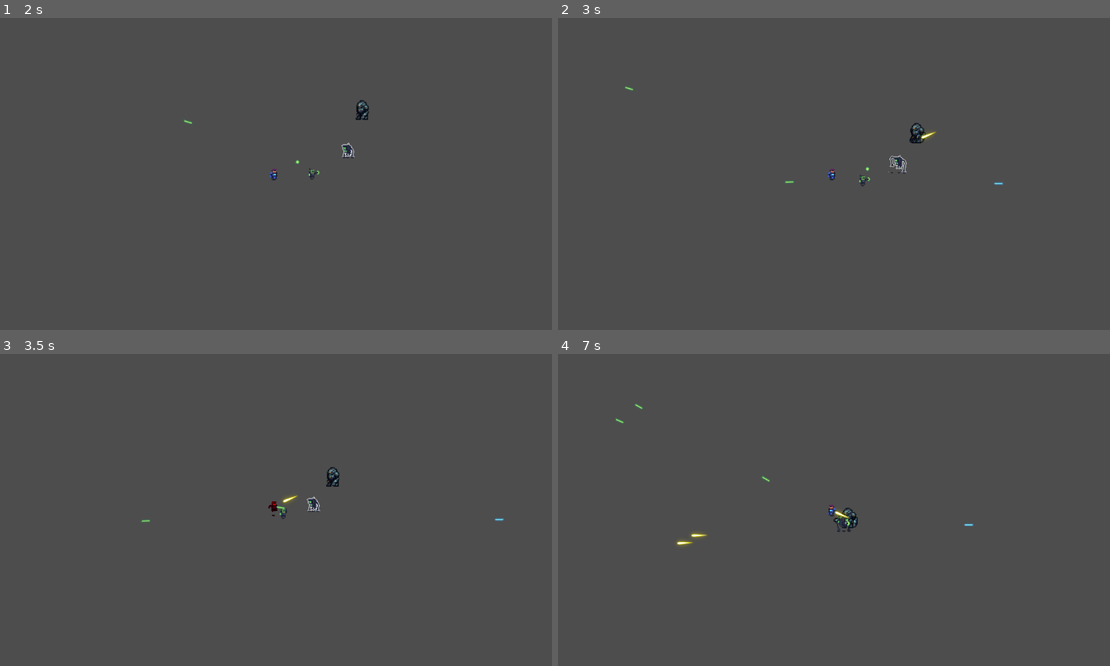
Above: before the commit, frames 1-4 (two rows, left to right).
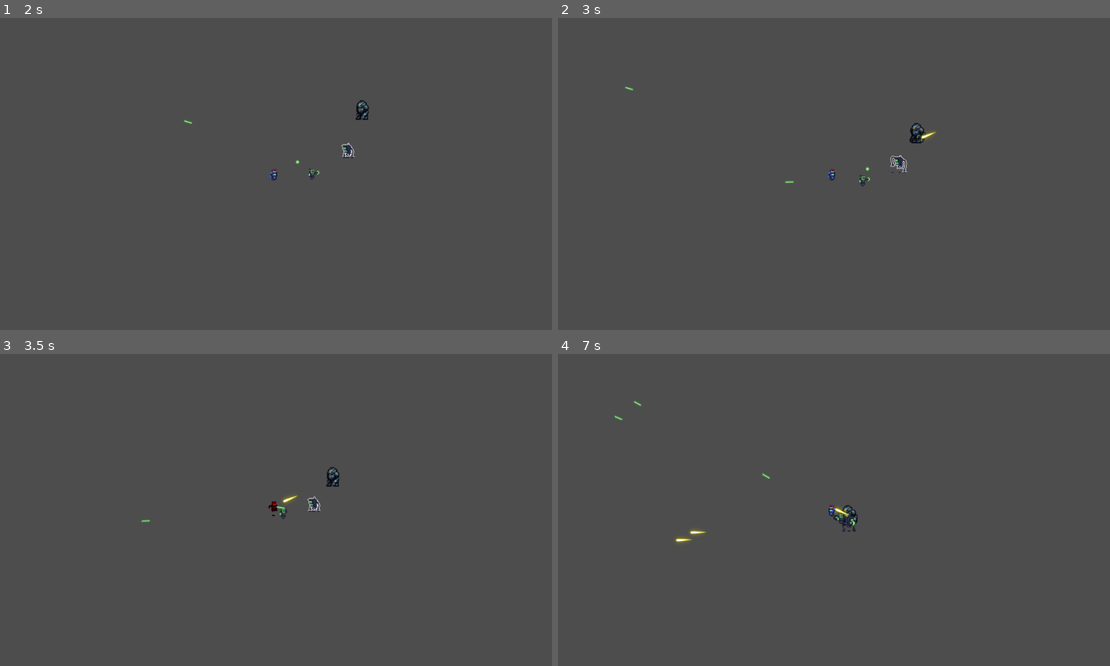
Above: after the commit, the same moments.

Repository: GerardinClement/Gamejam_forge
Game: Godot game, scene res://AnimatedCharacters/playerAndEnemy.tscn
The game is run twice, just before and just after one commit, with the same random seed, the same clock (stepped at 60 frames per second) and the same inputs. This scene is started directly instead of the project's main scene.
Inputs (mouse positions are in pixels of both pictures, inside the frame that each line leads up to):
- Up to frame 1 (2 s): move the mouse to (248, 236) at 0.52 s; move the mouse to (447, 220) at 1.27 s
- Up to frame 2 (3 s): move the mouse to (668, 127) at 2.02 s; move the mouse to (861, 174) at 2.77 s
- Up to frame 3 (3.5 s): no input
- Up to frame 4 (7 s): move the mouse to (751, 432) at 3.52 s; move the mouse to (955, 494) at 4.27 s; move the mouse to (723, 525) at 5.02 s; move the mouse to (889, 441) at 5.77 s; move the mouse to (806, 572) at 6.52 s

Frame 1 is identical in both runs. In frame 2, 0.1% of the frame differs, in the area x 59-81%, y 43-54%; in frame 3, less than 0.1%; in frame 4, 0.4%, in the area x 10-76%, y 14-62%.

Commit message:
impact bullet with enemy trigger animation

Diff:
--- a/AnimatedCharacters/Enemies/octopus/octopus.tscn
+++ b/AnimatedCharacters/Enemies/octopus/octopus.tscn
@@ -309,6 +309,7 @@
 
 [node name="octopus" type="CharacterBody2D"]
 collision_layer = 2
+collision_mask = 5
 script = ExtResource("1_ipc2b")
 
 [node name="CollisionShape2D" type="CollisionShape2D" parent="."]
--- a/bullet.tscn
+++ b/bullet.tscn
@@ -95,11 +95,13 @@
 
 [node name="Area2D" type="Area2D" parent="."]
 collision_layer = 4
-collision_mask = 8
+collision_mask = 10
 
 [node name="CollisionShape2D" type="CollisionShape2D" parent="Area2D"]
 position = Vector2(0, 1)
 shape = SubResource("RectangleShape2D_tj8vj")
 
 [connection signal="animation_finished" from="AnimatedSprite2D" to="." method="_on_animated_sprite_2d_animation_finished"]
+[connection signal="area_entered" from="Area2D" to="." method="_on_area_2d_area_entered"]
+[connection signal="area_shape_entered" from="Area2D" to="." method="_on_area_2d_area_shape_entered"]
 [connection signal="body_entered" from="Area2D" to="." method="_on_area_2d_body_entered"]
--- a/player.gd
+++ b/player.gd
@@ -49,7 +49,6 @@
 		take_damage(area.get_parent())
 
 func take_damage(bullet):
-	print("take_damage")
 	PV -= 33
 	player_animation.play("damage")
 	bullet.queue_free()
--- a/tile_map.tscn
+++ b/tile_map.tscn
@@ -1,9 +1,10 @@
-[gd_scene load_steps=52 format=3 uid="uid://b1duj81xgtv76"]
+[gd_scene load_steps=53 format=3 uid="uid://b1duj81xgtv76"]
 
 [ext_resource type="Texture2D" uid="uid://dkj15bqj1pwph" path="res://Assets/Tech Dungeon Roguelite - Asset Pack (v5)/tileset x1.png" id="1_kf7dp"]
 [ext_resource type="Texture2D" uid="uid://c0hekh4nn5l81" path="res://Assets/Tech Dungeon Roguelite - Asset Pack (v5)/Props and Items/props and items x1.png" id="2_ljkmu"]
 [ext_resource type="PackedScene" uid="uid://bghlfveoqowne" path="res://player.tscn" id="3_gudsx"]
 [ext_resource type="PackedScene" uid="uid://keejpye2ln1t" path="res://large_door.tscn" id="4_4hjqr"]
+[ext_resource type="PackedScene" uid="uid://dk23hftmrd5n8" path="res://AnimatedCharacters/Enemies/octopus/octopus.tscn" id="5_wbw7w"]
 
 [sub_resource type="TileMapPattern" id="TileMapPattern_4wwn5"]
 tile_data = PackedInt32Array(0, 1048576, 0, 65536, 1048576, 1, 1, 1114112, 0, 65537, 1114112, 1)
@@ -4843,3 +4844,6 @@
 position = Vector2(432, 320)
 collision_layer = 0
 collision_mask = 0
+
+[node name="octopus" parent="." instance=ExtResource("5_wbw7w")]
+position = Vector2(-70, -78)
